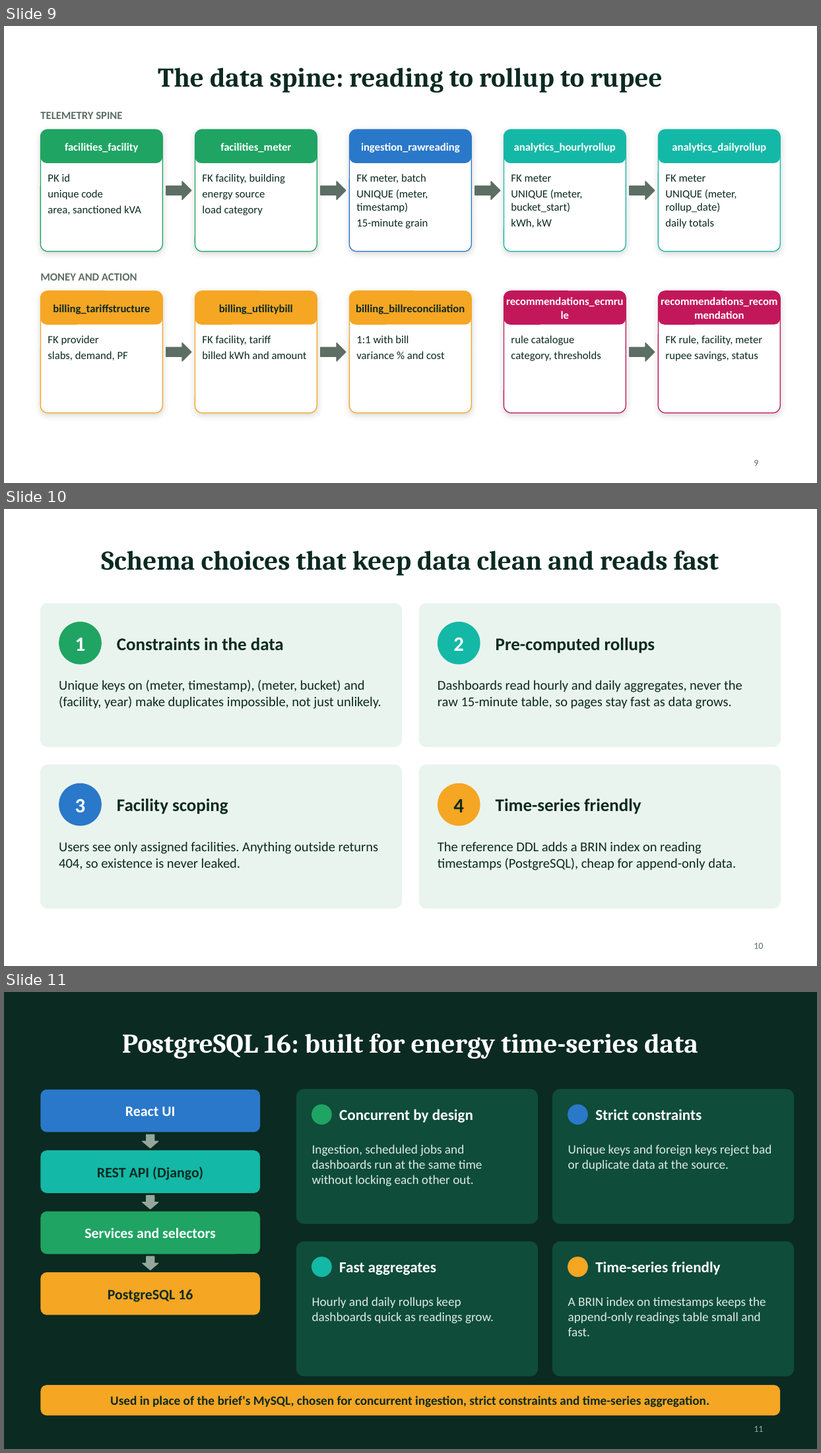
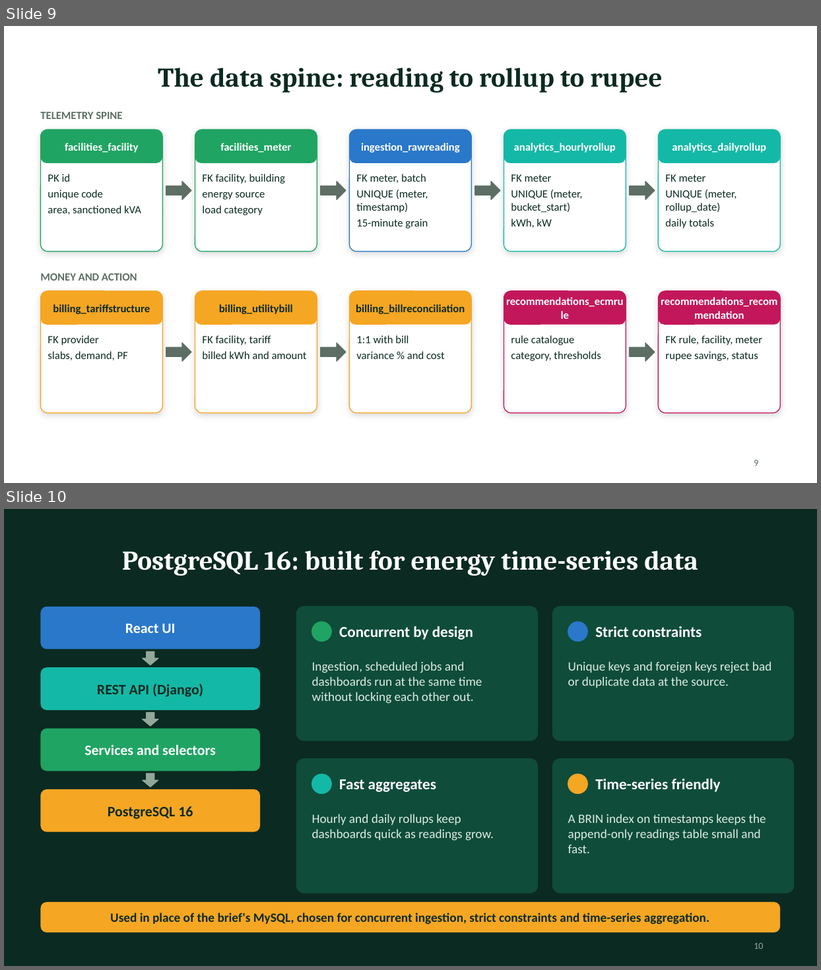
Before and after one commit to Priyanshu2068/mca2-fsdpython-greengrid, a slide deck: docs/GreenGrid_Presentation_v3.pptx. Shown one above the other, each under a label of ours: slides 9, 10 and 11 before the commit, slides 9 and 10 after it. The pictures are 821x1453 and 821x970 pixels, drawn with LibreOffice and Linux fonts; fonts in the diff are those of the drawing. Boxes give left, top, right and bottom in pixels: in the first picture for what was removed or moved away, otherwise in the second. Text is boxed around its words. In the diff, an @@ line names an element or a change of style, - is before the commit and + after.

```diff
--- a/docs/GreenGrid_Presentation_v3.pptx
+++ b/docs/GreenGrid_Presentation_v3.pptx
@@ slide 10 removed at box(4, 509, 817, 966), background #FFFFFF @@
@@ title removed at box(101, 551, 719, 576) @@
-Schema choices that keep data clean and reads fast
@@ rounded rectangle removed at box(40, 603, 402, 747) @@
@@ rounded rectangle removed at box(419, 603, 781, 747) @@
@@ ellipse removed at box(59, 622, 102, 665) @@
-1
@@ ellipse removed at box(438, 622, 481, 665) @@
-2
@@ text removed at box(117, 638, 284, 651) @@
-Constraints in the data
@@ text removed at box(496, 638, 655, 654) @@
-Pre-computed rollups
@@ text removed at box(59, 680, 381, 709) @@
-Unique keys on (meter, timestamp), (meter, bucket) and (facility, year) make duplicates impossible, not just unlikely.
@@ text removed at box(438, 680, 743, 709) @@
-Dashboards read hourly and daily aggregates, never the raw 15-minute table, so pages stay fast as data grows.
@@ rounded rectangle removed at box(40, 765, 402, 908) @@
@@ rounded rectangle removed at box(419, 765, 781, 908) @@
@@ ellipse removed at box(59, 784, 102, 826) @@
-3
@@ ellipse removed at box(438, 784, 481, 826) @@
-4
@@ text removed at box(117, 799, 228, 815) @@
-Facility scoping
@@ text removed at box(496, 799, 642, 815) @@
-Time-series friendly
@@ text removed at box(59, 842, 378, 870) @@
-Users see only assigned facilities. Anything outside returns 404, so existence is never leaked.
@@ text removed at box(438, 842, 736, 871) @@
-The reference DDL adds a BRIN index on reading timestamps (PostgreSQL), cheap for append-only data.
@@ page number removed at box(754, 943, 763, 949) @@
-10
@@ what was slide 11 is now slide 10 @@
@@ page number at box(754, 943, 763, 949): text changed @@
-11
+10
```
Also in this commit, not shown: 1 slide changed, 3 other files.
